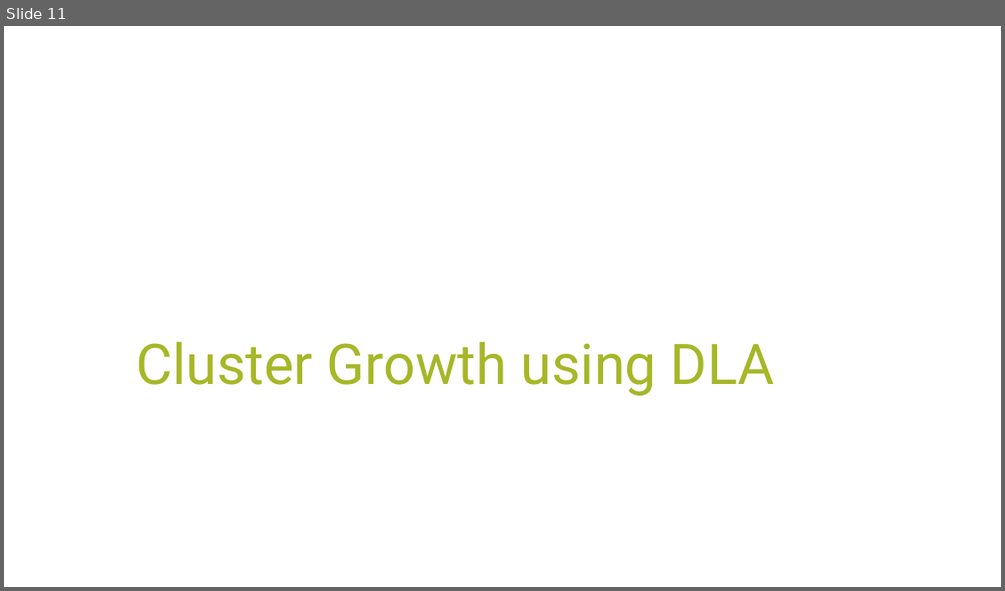
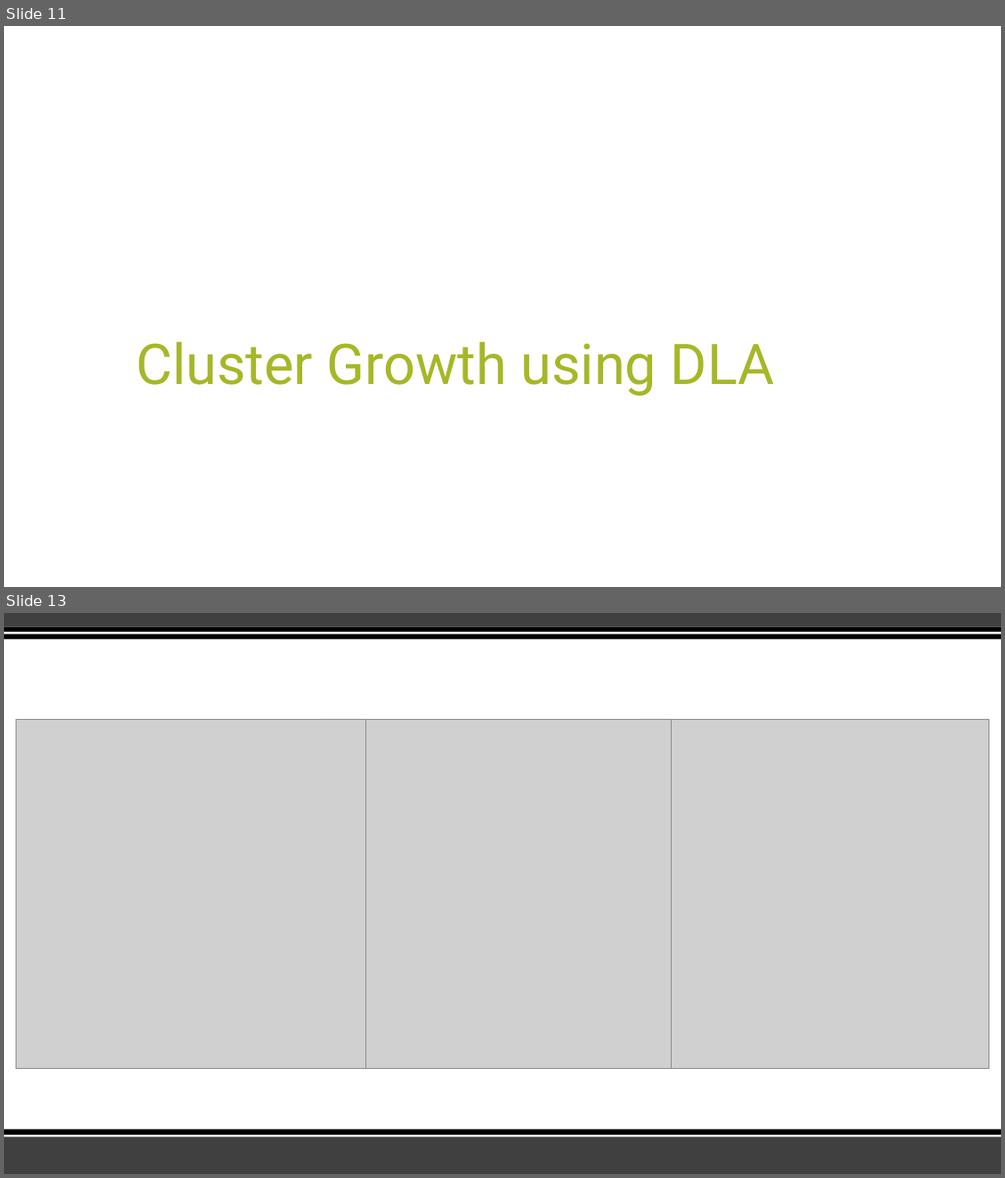
Before and after one commit to tahoeschrader/PHYS566_group4_project-1a_walk-diffusion-cluster, a slide deck: Presentation.pptx. Shown one above the other, each under a label of ours: slide 11 before the commit, slides 11 and 13 after it; the slides between them are not shown. The pictures are 1005x591 and 1005x1178 pixels, drawn with LibreOffice and Linux fonts; fonts in the diff are those of the drawing; grey boxes stand for pictures. Boxes give left, top, right and bottom in pixels: in the first picture for what was removed or moved away, otherwise in the second. Text is boxed around its words. In the diff, an @@ line names an element or a change of style, - is before the commit and + after.

```diff
--- a/Presentation.pptx
+++ b/Presentation.pptx
@@ slide 13 added at (4, 613, 1001, 1174), background #FFFFFF @@
@@ rectangle added at (4, 613, 1001, 627), fill #404040 @@
@@ rectangle added at (4, 627, 1001, 639), fill #000000 @@
@@ rectangle added at (4, 632, 1001, 634), fill #FFFFFF @@
@@ picture added at (16, 719, 365, 1069) @@
@@ picture added at (322, 719, 671, 1069) @@
@@ picture added at (639, 719, 989, 1069) @@
@@ rectangle added at (4, 1136, 1001, 1174), fill #404040 @@
@@ rectangle added at (4, 1129, 1001, 1137), fill #000000 @@
@@ rectangle added at (4, 1135, 1001, 1137), fill #FFFFFF @@
```
Also in this commit, not shown: 2 slides changed, 2 other slides added, 2 slides removed.
